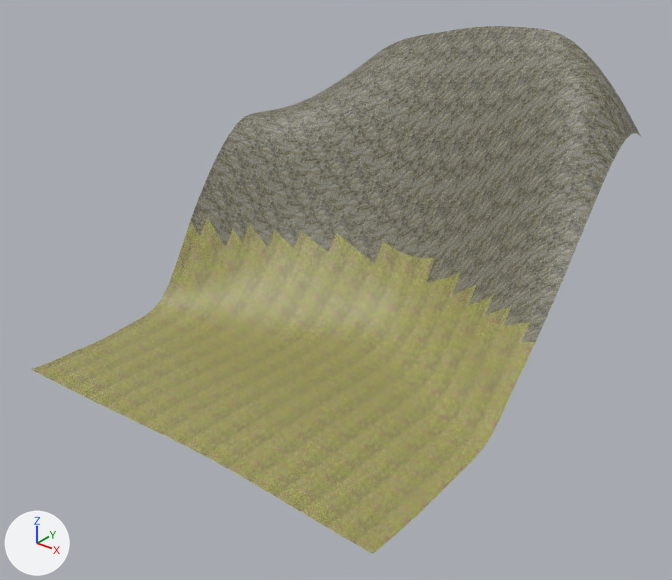
Two versions of the glTF model assets/levels/overworld/chunk_0_2.glb, one commit apart.
Camera for both pictures: a camera (50 mm lens) standing at (79.3, -97.7, 72.5) and looking at (3.6, -3.1, 13.8). The axes (+X, +Y, +Z) are drawn at lower left. The lights are the same throughout. The first picture is the older version. Vertices at exactly the same position are counted once.

Names of what the first picture shows: 'chunk_0_2-col'.
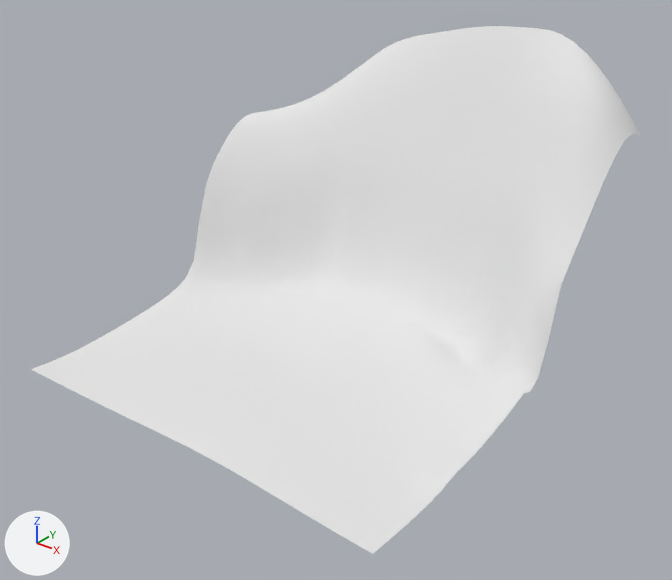
The change, as a list of edits to the scene's bpy script:
```text
Add mat_terrain:
    mat_terrain = principled_material('terrain')
    mat_terrain.base_color = (0.8, 0.8, 0.8)  # white #e7e7e7
    mat_terrain.roughness = 1.0
Change me_chunk_0_2:
    used by ob_chunk_0_2_col; location = (0.0, 0.0, 0.0)
    remove me_chunk_0_2.from_pydata(...)  # 1089 vertices, 2048 faces; spans x -32.0..32.0, y -32.0..32.0, z 0.1..47.0
    add me_chunk_0_2.from_pydata(...)  # 1089 vertices, 2048 faces; spans x -32.0..32.0, y -32.0..32.0, z 0.3..47.0
    me_chunk_0_2 part 1: 552 of 1089 vertices moved; they spanned x -32.0..32.0, y -24.0..20.0, z 0.1..24.2 and now span x -32.0..32.0, y -24.0..20.0, z 0.4..24.0; mean shift (0.0, 0.0, -1.7); largest move (18.0, 14.0, 16.7) -> (18.0, 14.0, 4.9)
    me_chunk_0_2 part 2: 1366 faces spanning x -32.0..32.0, y -32.0..16.0, z 0.3..8.0 switch from mat_grass (picture img_grass) to mat_terrain (white #e7e7e7)
    me_chunk_0_2 part 3: 682 faces spanning x -32.0..32.0, y 2.0..32.0, z 2.1..47.0 switch from mat_cliff (picture img_cliff_stone) to mat_terrain (white #e7e7e7)
    other edits to the shape of me_chunk_0_2 do not show in these pictures
```

Where the change shows, as pixel boxes (x1, y1, x2, y2) in the pictures (672 x 580 px; the box of a moved part takes in the faces that stretch with it):
part 1 of me_chunk_0_2, moved or reshaped: before (75, 216, 535, 500); after (76, 254, 530, 500)
part 2 of me_chunk_0_2, recoloured (yellow to white): before (31, 216, 535, 554); after (31, 254, 530, 554)
part 3 of me_chunk_0_2, recoloured (grey to white): before (191, 26, 641, 342); after (194, 26, 641, 391)
